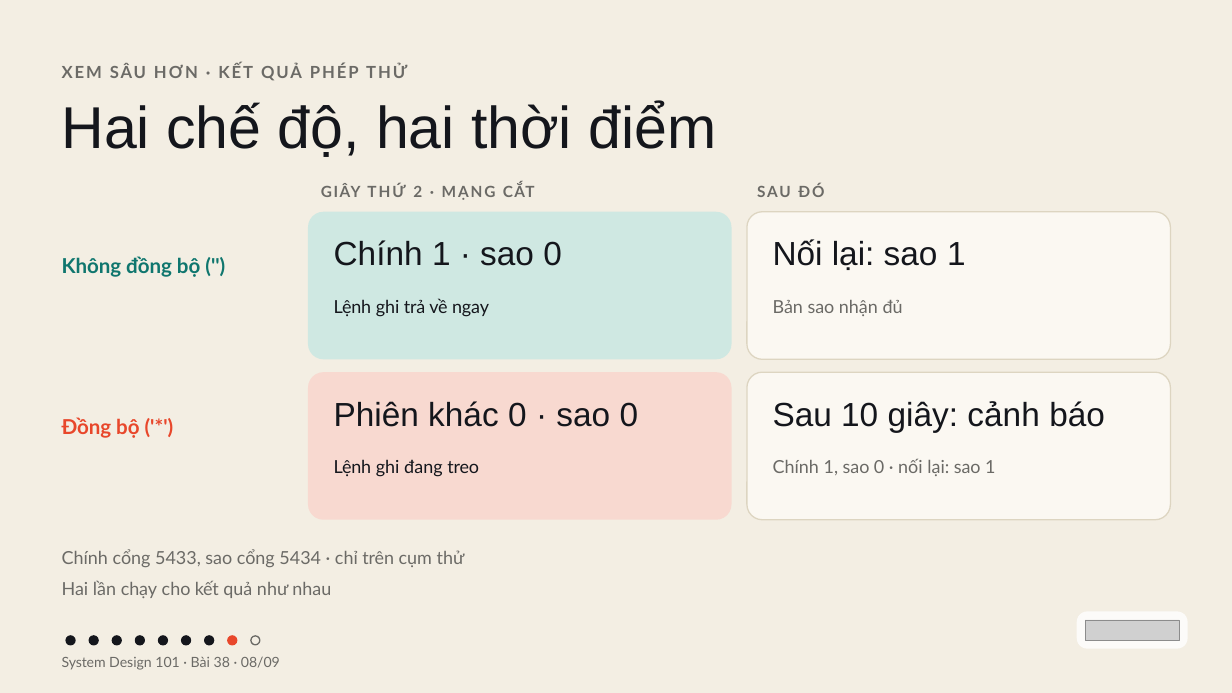
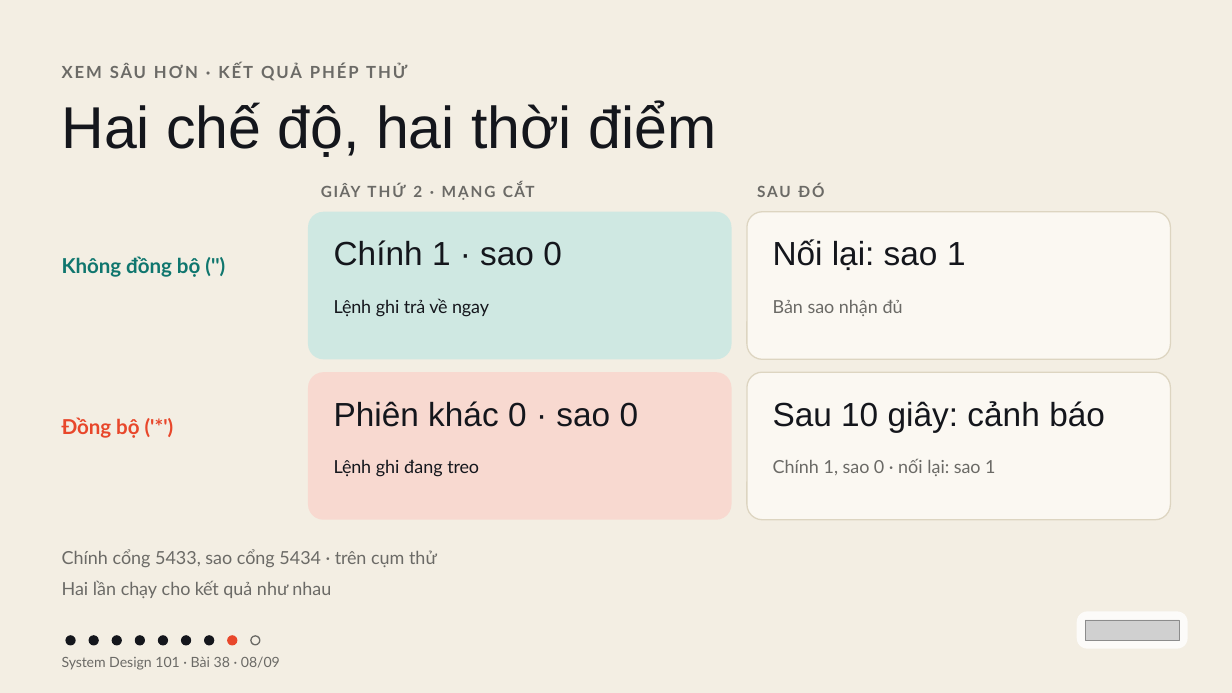
Before and after one commit to vohoailinh90/tool-marketing-studio, a slide deck: slide 8 of system-design-101/vi/lessons/sd-04-038/slides/sd-04-038.pptx. Drawn at 1232x693 pixels with LibreOffice and Linux fonts; fonts in the diff are those of the drawing; grey boxes stand for pictures. Boxes give left, top, right and bottom in pixels: in the first picture for what was removed or moved away, otherwise in the second. Text is boxed around its words. In the diff, an @@ line names an element or a change of style, - is before the commit and + after.

```diff
--- a/system-design-101/vi/lessons/sd-04-038/slides/sd-04-038.pptx
+++ b/system-design-101/vi/lessons/sd-04-038/slides/sd-04-038.pptx
@@ text at [62, 549, 437, 567]: text changed @@
-Chính cổng 5433, sao cổng 5434 · chỉ trên cụm thử
+Chính cổng 5433, sao cổng 5434 · trên cụm thử
```
Also in this commit, not shown: 2 other slides changed.
